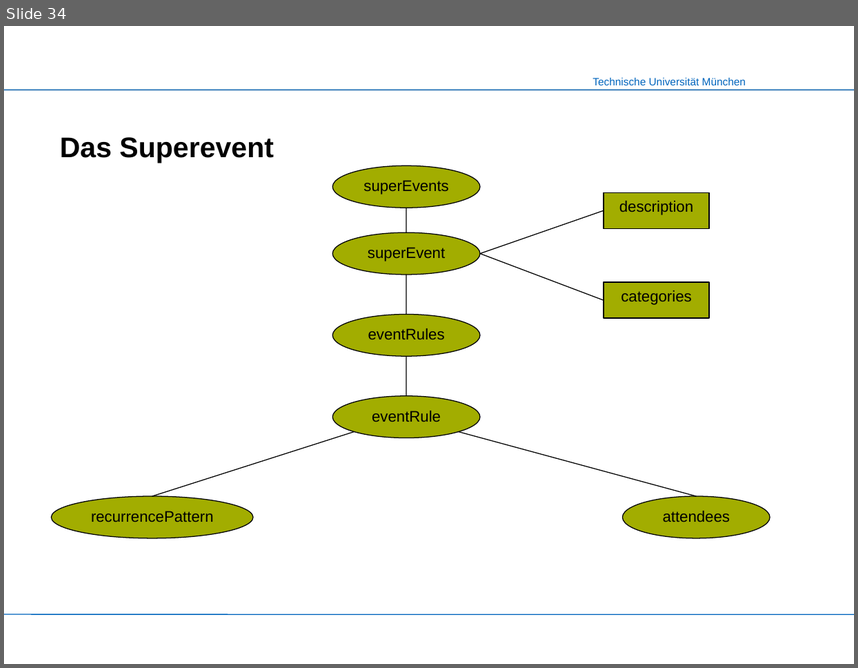
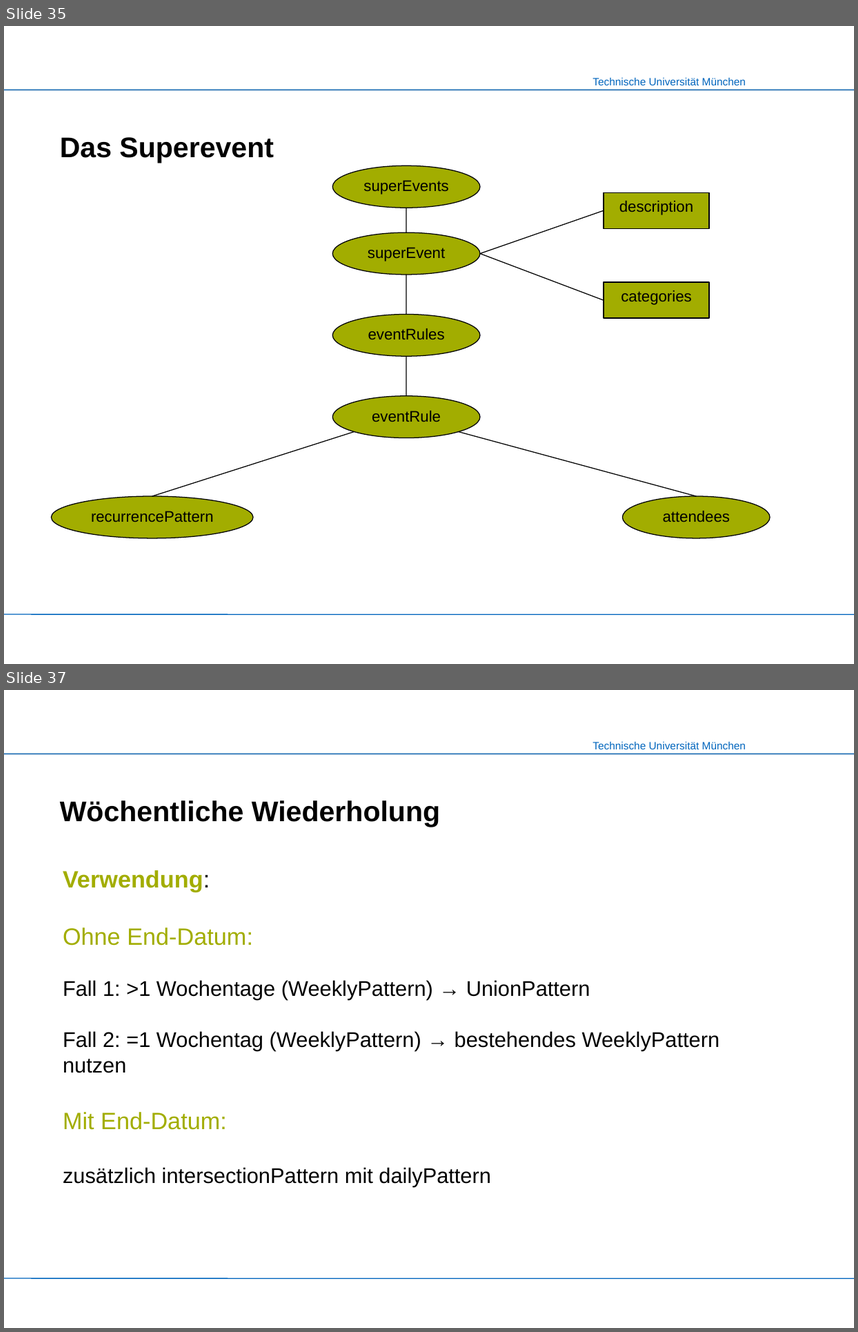
Before and after one commit to mokshasoul/XML-Praktikum, a slide deck: Slides/Slides_CalendarX-1.ppt. Shown one above the other, each under a label of ours: slide 34 before the commit, slides 35 and 37 after it; the slides between them are not shown. The pictures are 858x668 and 858x1332 pixels, drawn with LibreOffice and Linux fonts; fonts in the diff are those of the drawing; background and template pictures are left out. Boxes give left, top, right and bottom in pixels: in the first picture for what was removed or moved away, otherwise in the second. Text is boxed around its words. In the diff, an @@ line names an element or a change of style, - is before the commit and + after.

```diff
--- a/Slides/Slides_CalendarX-1.ppt
+++ b/Slides/Slides_CalendarX-1.ppt
@@ slide 37 added at [4, 690, 854, 1328], background #FFFFFF; not listed: 4 template elements that a slide beside it also shows @@
@@ title added at [60, 800, 440, 827], 24 pt, text #000000, bold @@
+Wöchentliche Wiederholung
@@ text added at [63, 870, 720, 1187], 18 pt, text #000000 @@
+Verwendung:
+Ohne End-Datum:
+Fall 1: >1 Wochentage (WeeklyPattern) → UnionPattern
+Fall 2: =1 Wochentag (WeeklyPattern) → bestehendes WeeklyPattern nutzen
+Mit End-Datum:
+zusätzlich intersectionPattern mit dailyPattern
@@ what was slide 34 is now slide 35 @@
```
Also in this commit, not shown: 12 slides changed, 6 other slides added, 5 slides removed.
